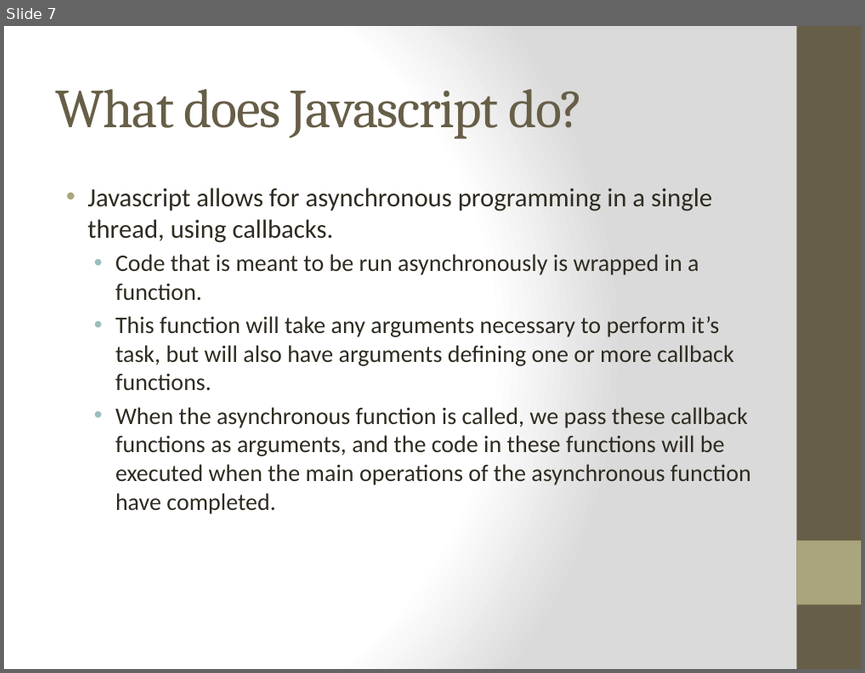
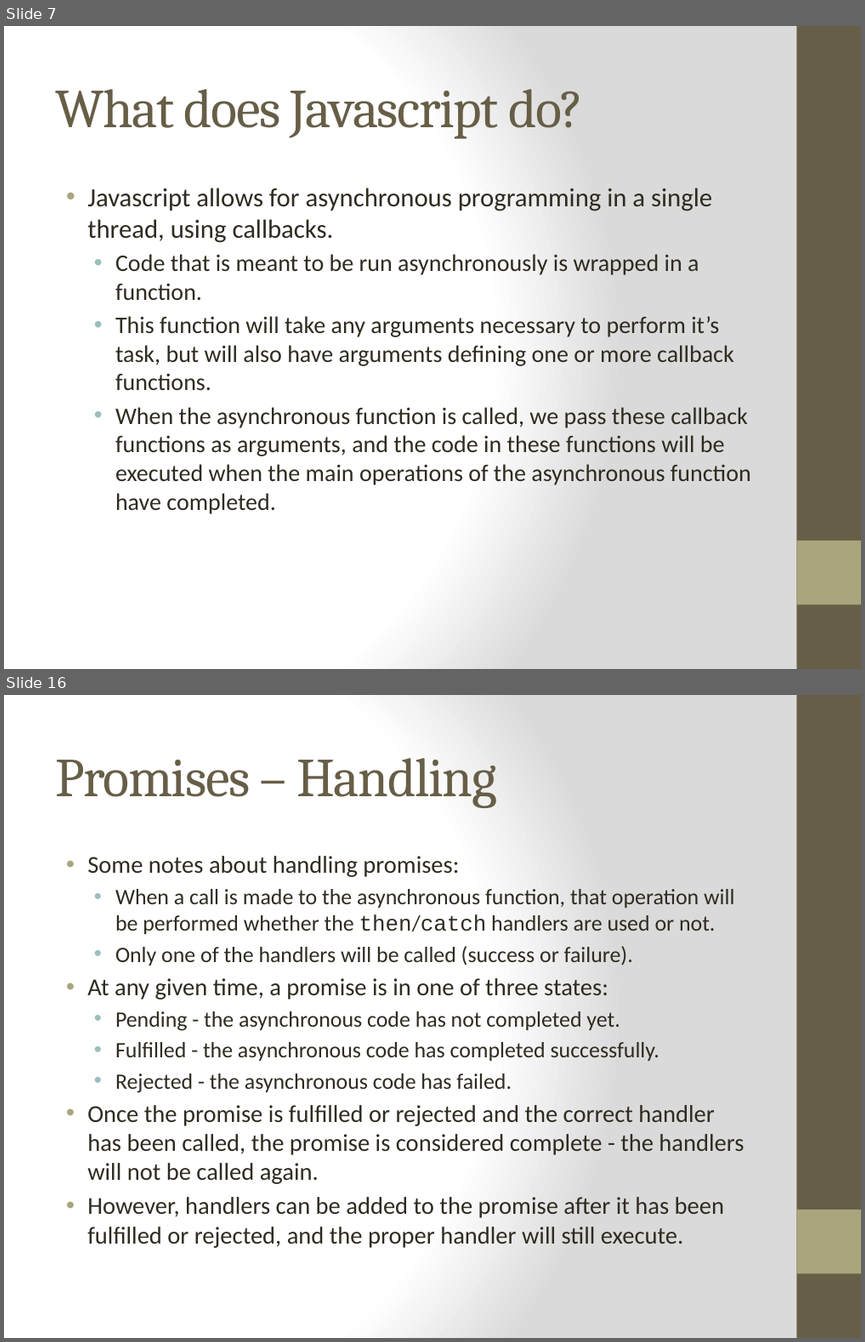
Before and after one commit to cheryly279/AsyncDiscussion, a slide deck: Async_Discussion_9_29_15.pptx. Shown one above the other, each under a label of ours: slide 7 before the commit, slides 7 and 16 after it; the slides between them are not shown. The pictures are 865x673 and 865x1342 pixels, drawn with LibreOffice and Linux fonts; fonts in the diff are those of the drawing. Boxes give left, top, right and bottom in pixels: in the first picture for what was removed or moved away, otherwise in the second. Text is boxed around its words. In the diff, an @@ line names an element or a change of style, - is before the commit and + after.

```diff
--- a/Async_Discussion_9_29_15.pptx
+++ b/Async_Discussion_9_29_15.pptx
@@ slide 16 added at (4, 695, 861, 1338), background gradient #FFFFFF to #DADADA; not listed: 2 template elements that a slide beside it also shows @@
@@ title added at (55, 758, 496, 808), 46 pt, text #675E47 @@
+Promises – Handling
@@ text added at (87, 856, 744, 1247), 20.4 pt, text #2F2B20 @@
+• Some notes about handling promises:
+  • When a call is made to the asynchronous function, that operation will be performed whether the then/catch handlers are used or not.
+  • Only one of the handlers will be called (success or failure).
+• At any given time, a promise is in one of three states:
+  • Pending - the asynchronous code has not completed yet.
+  • Fulfilled - the asynchronous code has completed successfully.
+  • Rejected - the asynchronous code has failed.
+• Once the promise is fulfilled or rejected and the correct handler has been called, the promise is considered complete - the handlers will not be called again.
+• However, handlers can be added to the promise after it has been fulfilled or rejected, and the proper handler will still execute.
```
Also in this commit, not shown: 2 slides changed, 16 other slides added, 1 other file.
